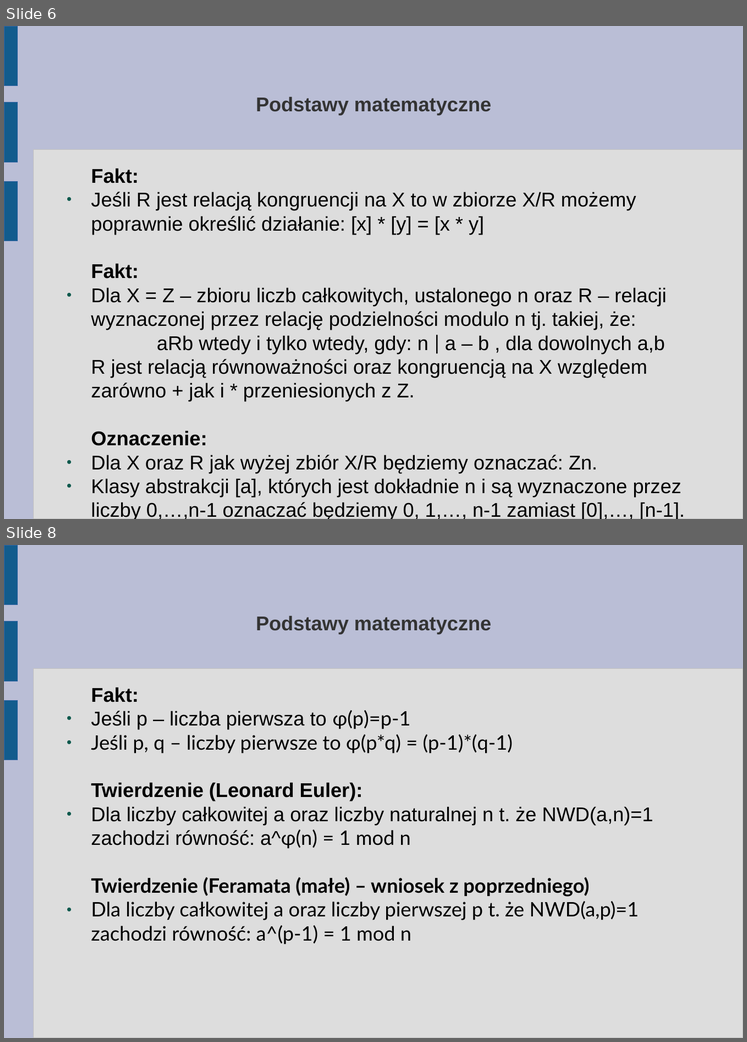
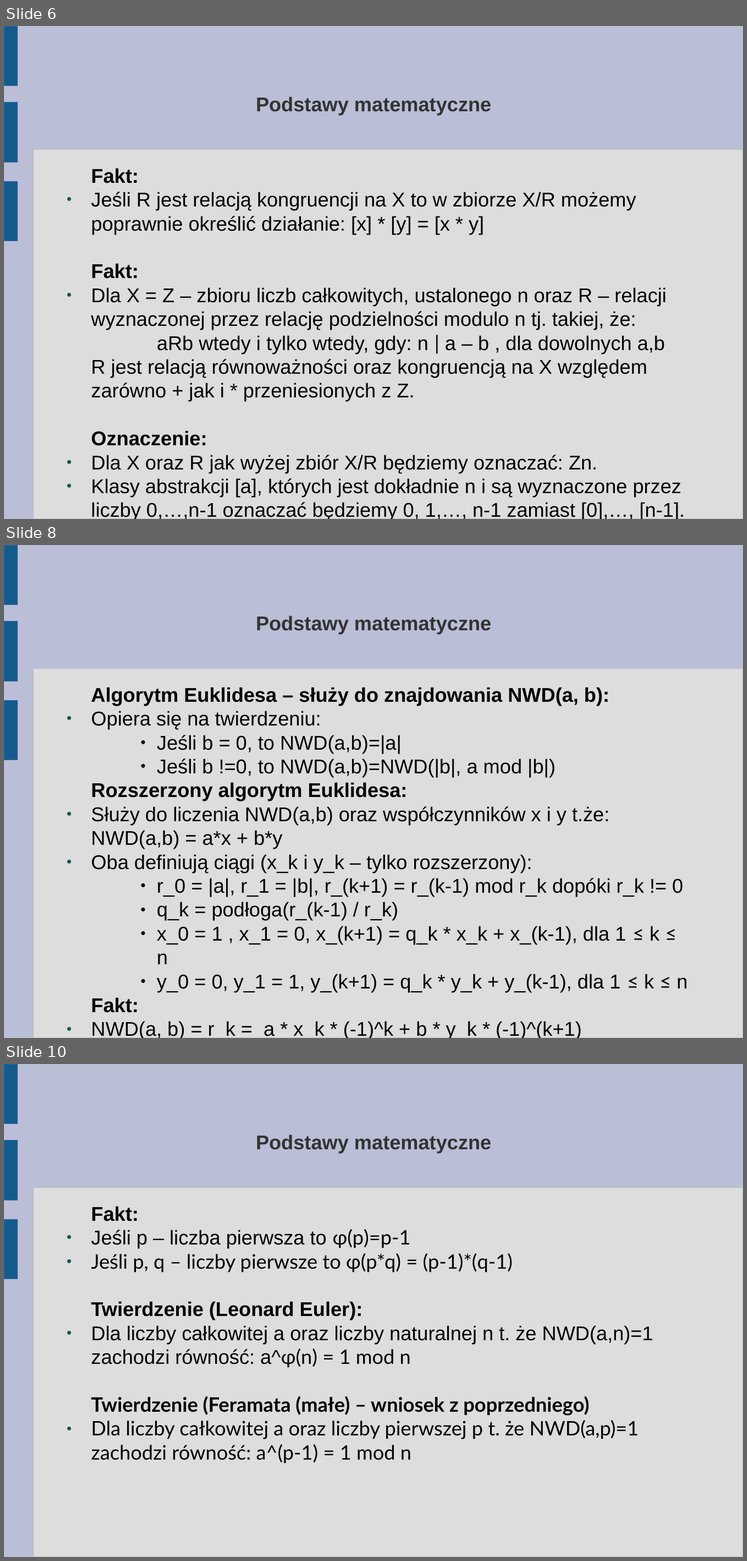
Before and after one commit to abhay123lp/internetvotingsystem, a slide deck: Tutorial/3. Troche matematyki (dla zainteresowanych).odp. Shown one above the other, each under a label of ours: slides 6 and 8 before the commit, slides 6, 8 and 10 after it; the slides between them are not shown. The pictures are 747x1042 and 747x1561 pixels, drawn with LibreOffice and Linux fonts; fonts in the diff are those of the drawing. Boxes give left, top, right and bottom in pixels: in the first picture for what was removed or moved away, otherwise in the second. Text is boxed around its words. In the diff, an @@ line names an element or a change of style, - is before the commit and + after.

Commit message:
Algorytm Euklidesa i Podstawowa idea RSA - dodane

```diff
--- a/Tutorial/3. Troche matematyki (dla zainteresowanych).odp
+++ b/Tutorial/3. Troche matematyki (dla zainteresowanych).odp
@@ slide 8 added at (4, 545, 743, 1038), background #BABED6; not listed: 4 template elements that a slide beside it also shows @@
@@ title added at (256, 616, 491, 634), 20.6 pt, text #333333, bold @@
+Podstawy matematyczne
@@ text added at (91, 687, 688, 1036), 20.6 pt, text #000000 @@
+Algorytm Euklidesa – służy do znajdowania NWD(a, b):
+● Opiera się na twierdzeniu:
+    ● Jeśli b = 0, to NWD(a,b)=|a|
+    ● Jeśli b !=0, to NWD(a,b)=NWD(|b|, a mod |b|)
+Rozszerzony algorytm Euklidesa:
+● Służy do liczenia NWD(a,b) oraz współczynników x i y t.że: NWD(a,b) = a*x + b*y
+● Oba definiują ciągi (x_k i y_k – tylko rozszerzony):
+    ● r_0 = |a|, r_1 = |b|, r_(k+1) = r_(k-1) mod r_k dopóki r_k != 0
+    ● q_k = podłoga(r_(k-1) / r_k)
+    ● x_0 = 1 , x_1 = 0, x_(k+1) = q_k * x_k + x_(k-1), dla 1 ≤ k ≤ n
+    ● y_0 = 0, y_1 = 1, y_(k+1) = q_k * y_k + y_(k-1), dla 1 ≤ k ≤ n
+Fakt:
+● NWD(a, b) = r_k = a * x_k * (-1)^k + b * y_k * (-1)^(k+1)
@@ what was slide 8 is now slide 10 @@
```
Also in this commit, not shown: 2 slides changed, 4 other slides added.
